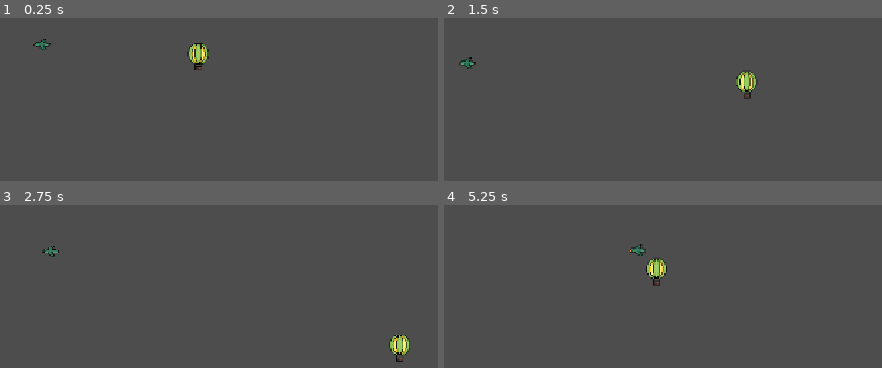
Above: before the commit, frames 1-4 (two rows, left to right).
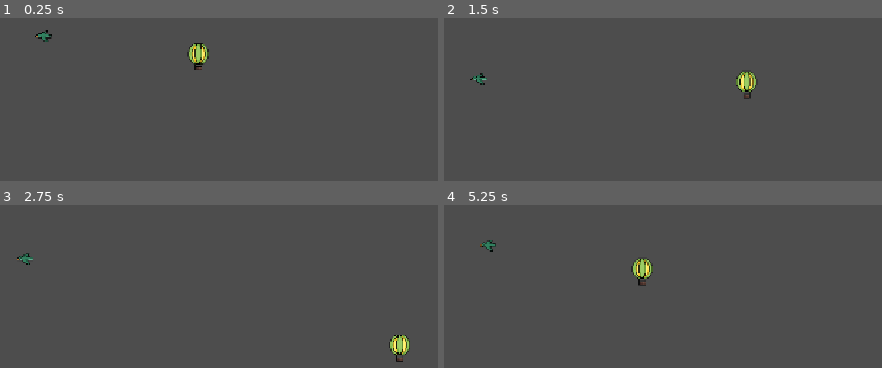
Above: after the commit, the same moments.

Repository: Lambozhuang/project-cats
Game: Godot game, scene res://demo_1.tscn
Same seed, same stepped clock (60 frames per second), same inputs: the game is played once before the commit and once after it. The project has no main scene, so this scene is started directly.
Inputs:
- Up to frame 1 (0.25 s): no input
- Up to frame 2 (1.5 s): hold Right (move_right) 0.53-1.28 s; hold Down (move_down) from 1.28 s (still down)
- Up to frame 3 (2.75 s): release Down (move_down) at 2.03 s; hold Right (move_right) from 2.03 s (still down)
- Up to frame 4 (5.25 s): release Right (move_right) at 2.78 s; hold Up (move_up) 2.78-3.53 s; hold Left (move_left) 3.53-5.03 s; hold Down (move_down) from 5.03 s (still down)

The runs differ from the first frame. In frame 1, 0.3% of the frame differs, in the area x 7-12%, y 7-20%; in frame 2, 0.3%; in frame 3, 0.3%; in frame 4, 1.3%, in the area x 8-51%, y 21-50%.

Commit message:
Remove duplicated codes

Diff:
--- a/villain.gd
+++ b/villain.gd
@@ -15,9 +15,6 @@
 	# If the Player is instanced at runtime, you can store a reference via signals or
 	# pass it from the outside
 	_player = get_tree().get_root().find_child("Player", true, false)
-
-func _process(delta: float) -> void:
-	wander_around(delta)
 
 func _physics_process(delta: float) -> void:
 	if not _player:
